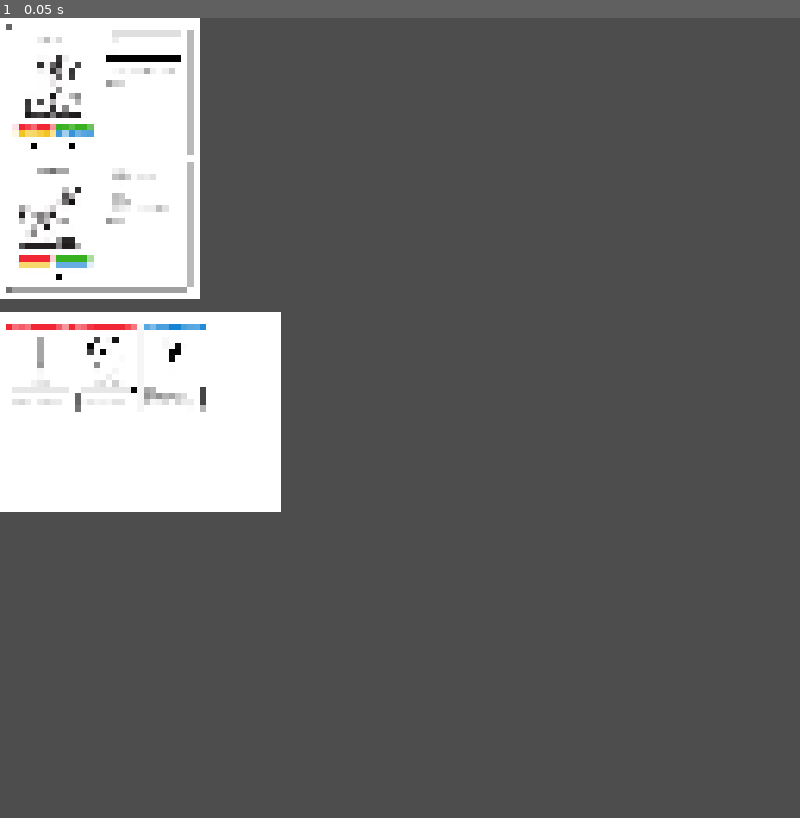
Above: before the commit, frame 1.
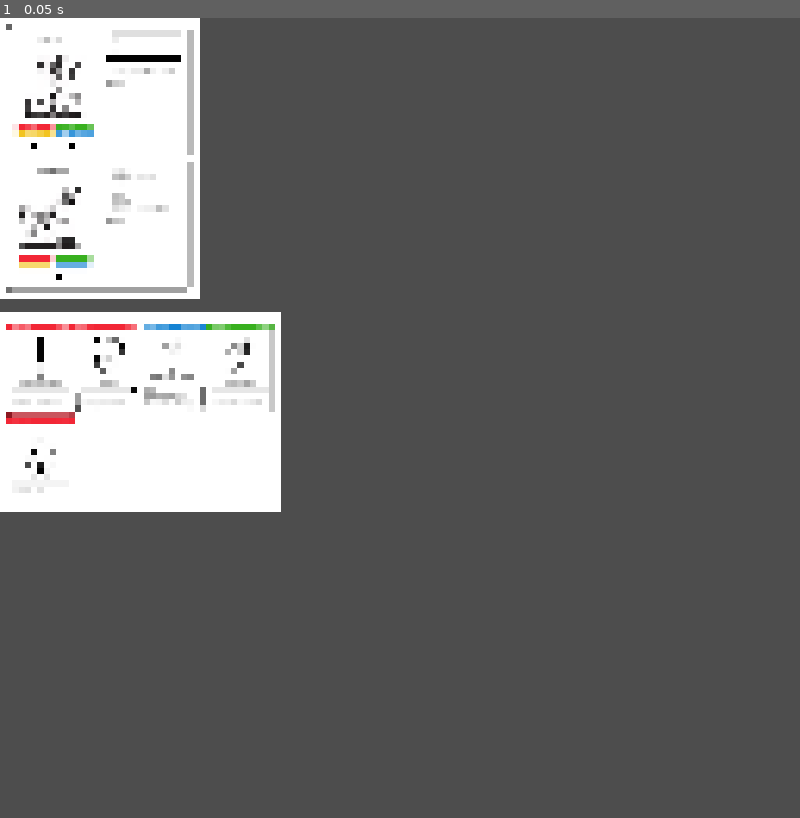
Above: after the commit, the same moment.

Repository: Paraldos/rpg-cards
Game: Godot game, scene res://content.tscn
Same seed, same stepped clock (60 frames per second), same inputs: the game is played once before the commit and once after it. This scene is started directly instead of the project's main scene.
Inputs:
- Up to frame 1 (0.05 s): no input

The runs differ from the first frame. In frame 1, 0.7% of the frame differs, in the area x 0-35%, y 38-60%.

Commit message:
refined cards

Diff:
--- /dev/null
+++ b/abilities/lockpicking.tres
@@ -0,0 +1,9 @@
+[gd_resource type="Resource" script_class="Ability" format=3 uid="uid://dnskdygjhnw5s"]
+
+[ext_resource type="Script" uid="uid://6aggftk6n70f" path="res://abilities/ability.gd" id="1_24qcu"]
+
+[resource]
+script = ExtResource("1_24qcu")
+title = "Schlösser knacken"
+description = "Du hast das Werkzeug und den Skill um Schlösser zu knacken."
+metadata/_custom_type_script = "uid://6aggftk6n70f"
--- /dev/null
+++ b/abilities/regeneration.tres
@@ -0,0 +1,10 @@
+[gd_resource type="Resource" script_class="Ability" format=3 uid="uid://i7tn1vkgyfv4"]
+
+[ext_resource type="Script" uid="uid://6aggftk6n70f" path="res://abilities/ability.gd" id="1_485fp"]
+
+[resource]
+script = ExtResource("1_485fp")
+title = "Regeneration"
+cost = 1
+description = "Du erholst dich von 2 Schaden."
+metadata/_custom_type_script = "uid://6aggftk6n70f"
--- /dev/null
+++ b/cards/bronze_healing_potion.tres
@@ -0,0 +1,17 @@
+[gd_resource type="Resource" script_class="Card" format=3 uid="uid://dhuahqiij6fpq"]
+
+[ext_resource type="Resource" uid="uid://i7tn1vkgyfv4" path="res://abilities/regeneration.tres" id="1_qv75n"]
+[ext_resource type="Script" uid="uid://7len8qsmruat" path="res://cards/card.gd" id="1_tn51h"]
+[ext_resource type="Texture2D" uid="uid://bgm2tli6y01gg" path="res://items_2.jpg" id="2_5722o"]
+
+[sub_resource type="AtlasTexture" id="AtlasTexture_tn51h"]
+atlas = ExtResource("2_5722o")
+region = Rect2(536, 264, 144, 208)
+
+[resource]
+script = ExtResource("1_tn51h")
+title = "Heiltrank"
+img = SubResource("AtlasTexture_tn51h")
+ability = ExtResource("1_qv75n")
+tags = "Bronze; Trank"
+metadata/_custom_type_script = "uid://7len8qsmruat"
--- a/cards/bronze_pushwand.tres
+++ b/cards/bronze_pushwand.tres
@@ -14,5 +14,5 @@
 skill = 3
 img = SubResource("AtlasTexture_dob3v")
 ability = ExtResource("1_dob3v")
-tags = "Zauber; Fernkampf"
+tags = "Bronze; Waffe; Fernkampf; Magisch"
 metadata/_custom_type_script = "uid://7len8qsmruat"
--- a/cards/bronze_shield.tres
+++ b/cards/bronze_shield.tres
@@ -13,5 +13,5 @@
 title = "Schild"
 img = SubResource("AtlasTexture_qrbmc")
 ability = ExtResource("1_n3j34")
-tags = "Unhandlich; Rüstung"
+tags = "Bronze; Rüstung; Schild; Unhandlich"
 metadata/_custom_type_script = "uid://7len8qsmruat"
--- a/cards/bronze_sword.tres
+++ b/cards/bronze_sword.tres
@@ -13,5 +13,5 @@
 title = "Schwert"
 img = SubResource("AtlasTexture_vpvsv")
 ability = ExtResource("1_k01dn")
-tags = "Nahkampf"
+tags = "Bronze; Waffe; Nahkampf"
 metadata/_custom_type_script = "uid://7len8qsmruat"
--- /dev/null
+++ b/cards/bronze_thieves_tools.tres
@@ -0,0 +1,18 @@
+[gd_resource type="Resource" script_class="Card" format=3 uid="uid://c7m84kdosnsba"]
+
+[ext_resource type="Texture2D" uid="uid://c3a1rs2270gik" path="res://items.jpg" id="1_n234q"]
+[ext_resource type="Resource" uid="uid://dnskdygjhnw5s" path="res://abilities/lockpicking.tres" id="1_wle21"]
+[ext_resource type="Script" uid="uid://7len8qsmruat" path="res://cards/card.gd" id="1_x15v5"]
+
+[sub_resource type="AtlasTexture" id="AtlasTexture_n234q"]
+atlas = ExtResource("1_n234q")
+region = Rect2(456, 344, 104, 128)
+
+[resource]
+script = ExtResource("1_x15v5")
+title = "Dietrich"
+skill = 1
+img = SubResource("AtlasTexture_n234q")
+ability = ExtResource("1_wle21")
+tags = "Bronze; Werkzeug"
+metadata/_custom_type_script = "uid://7len8qsmruat"
--- a/cards/card_display.gd
+++ b/cards/card_display.gd
@@ -7,6 +7,8 @@
 @onready var tag_container: HFlowContainer = %TagContainer
 @onready var ability_display: PanelContainer = %AbilityDisplay
 @onready var skill: Label = %Skill
+
+const TAG_DISPLAY = preload("uid://csubdu3rcrv4a")
 
 @export var card : Card:
 	set(value):
@@ -44,6 +46,6 @@
 func _add_tags() -> void:
 	print(card.tags.split(";"))
 	for tag in card.tags.split(";"):
-		var label := Label.new()
-		label.text = tag.strip_edges()
-		tag_container.add_child(label)
+		var tag_display := TAG_DISPLAY.instantiate()
+		tag_display.text = tag.strip_edges()
+		tag_container.add_child(tag_display)
--- /dev/null
+++ b/cards/tag_display.gd
@@ -0,0 +1 @@
+extends Label
--- /dev/null
+++ b/cards/tag_display.tscn
@@ -0,0 +1,20 @@
+[gd_scene format=3 uid="uid://csubdu3rcrv4a"]
+
+[ext_resource type="Script" uid="uid://dsww36ac0hv23" path="res://cards/tag_display.gd" id="1_2l38q"]
+
+[sub_resource type="StyleBoxFlat" id="StyleBoxFlat_8ag6x"]
+content_margin_left = 7.0
+content_margin_top = 3.0
+content_margin_right = 7.0
+content_margin_bottom = 2.0
+bg_color = Color(0, 0, 0, 0.1882353)
+corner_radius_top_left = 10
+corner_radius_top_right = 10
+corner_radius_bottom_right = 10
+corner_radius_bottom_left = 10
+
+[node name="TagDisplay" type="Label" unique_id=351489460]
+offset_right = 40.0
+offset_bottom = 23.0
+theme_override_styles/normal = SubResource("StyleBoxFlat_8ag6x")
+script = ExtResource("1_2l38q")
--- a/content.tscn
+++ b/content.tscn
@@ -5,9 +5,10 @@
 [ext_resource type="PackedScene" uid="uid://br0vj20ghj2ej" path="res://character_sheet/character_sheet.tscn" id="3_qoh42"]
 [ext_resource type="Resource" uid="uid://dsr0ggaanietq" path="res://character_sheet/wizard.tres" id="4_nrvge"]
 [ext_resource type="PackedScene" uid="uid://brxg66dfgreup" path="res://cards/card_display.tscn" id="5_1w2mm"]
-[ext_resource type="Resource" uid="uid://bwhnvebww4a8o" path="res://cards/bronze_sword.tres" id="6_bgi3g"]
 [ext_resource type="Resource" uid="uid://ercqnl744xco" path="res://cards/bronze_shield.tres" id="7_g02ok"]
 [ext_resource type="Resource" uid="uid://dj03i2emeffv8" path="res://cards/bronze_pushwand.tres" id="7_uryp3"]
+[ext_resource type="Resource" uid="uid://c7m84kdosnsba" path="res://cards/bronze_thieves_tools.tres" id="8_uryp3"]
+[ext_resource type="Resource" uid="uid://dhuahqiij6fpq" path="res://cards/bronze_healing_potion.tres" id="9_qwdn5"]
 
 [node name="Content" type="CanvasLayer" unique_id=1579395896]
 
@@ -92,7 +93,6 @@
 layout_mode = 2
 size_flags_horizontal = 3
 size_flags_vertical = 3
-card = ExtResource("6_bgi3g")
 
 [node name="Card2" parent="VBoxContainer/GridContainer2/Karten1/MarginContainer/GridContainer" unique_id=1145984470 instance=ExtResource("5_1w2mm")]
 layout_mode = 2
@@ -105,3 +105,15 @@
 size_flags_horizontal = 3
 size_flags_vertical = 3
 card = ExtResource("7_uryp3")
+
+[node name="Card4" parent="VBoxContainer/GridContainer2/Karten1/MarginContainer/GridContainer" unique_id=900395529 instance=ExtResource("5_1w2mm")]
+layout_mode = 2
+size_flags_horizontal = 3
+size_flags_vertical = 3
+card = ExtResource("8_uryp3")
+
+[node name="Card5" parent="VBoxContainer/GridContainer2/Karten1/MarginContainer/GridContainer" unique_id=1489344577 instance=ExtResource("5_1w2mm")]
+layout_mode = 2
+size_flags_horizontal = 3
+size_flags_vertical = 3
+card = ExtResource("9_qwdn5")
Not shown, added: cards/tag_display.gd.uid
Binary file added: results/Karten1.png
Not shown, added: results/Karten1.png.import
Binary file added: results/Klassen1.png
Not shown, added: results/Klassen1.png.import
